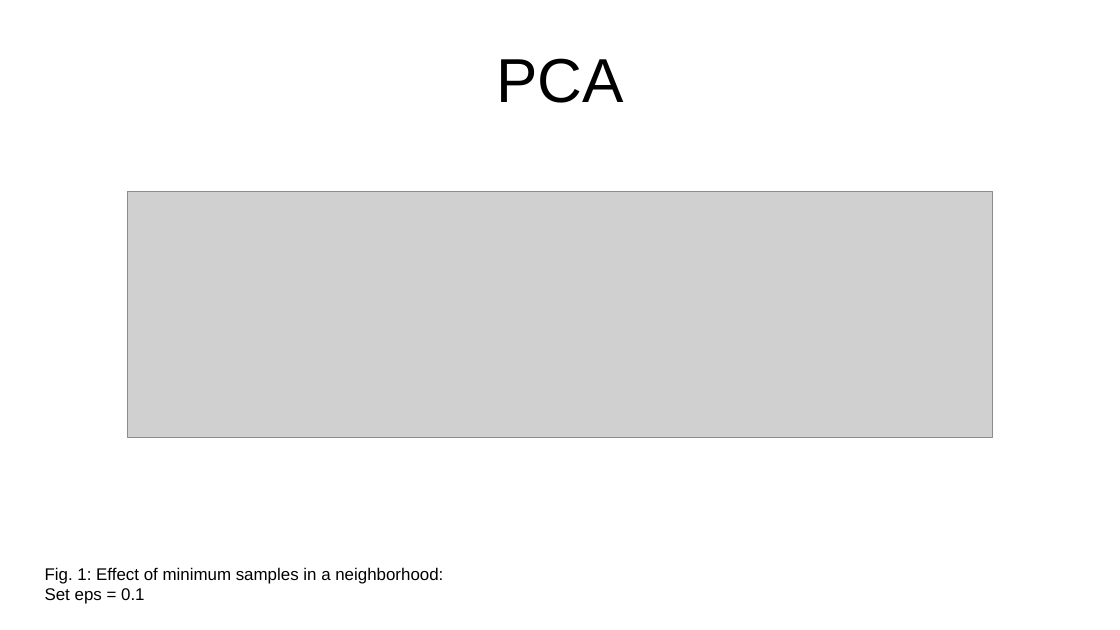
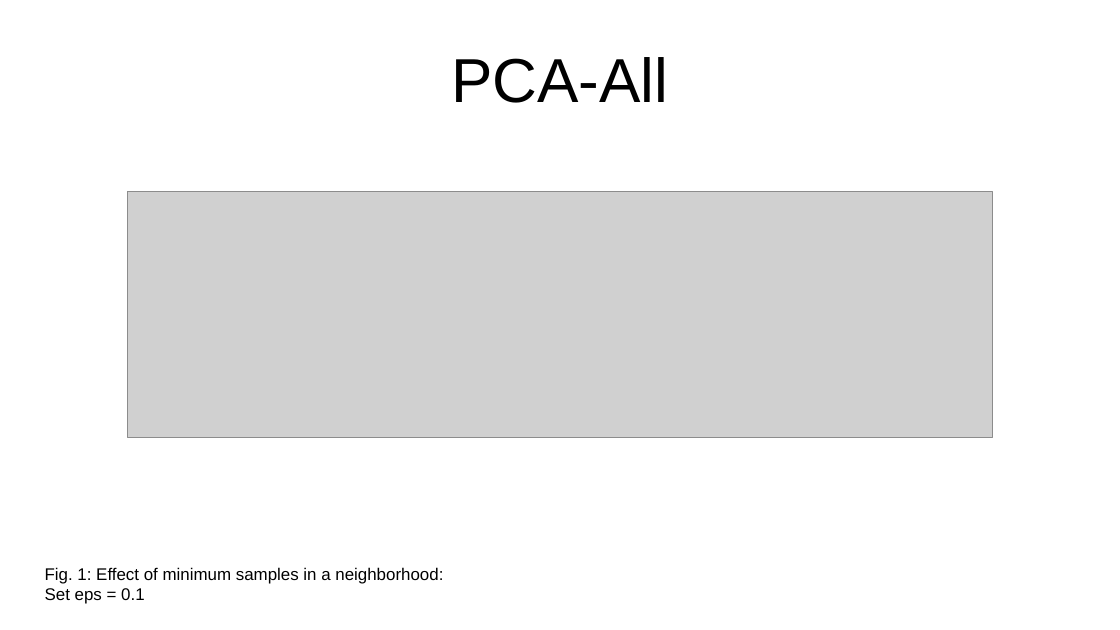
Before and after one commit to anabenitoterreros/TEPaat, a slide deck: slide 6 of reports/results_summary.pptx. Drawn at 1120x630 pixels with LibreOffice and Linux fonts; fonts in the diff are those of the drawing; grey boxes stand for pictures. Boxes give left, top, right and bottom in pixels: in the first picture for what was removed or moved away, otherwise in the second. Text is boxed around its words. In the diff, an @@ line names an element or a change of style, - is before the commit and + after.

```diff
--- a/reports/results_summary.pptx
+++ b/reports/results_summary.pptx
@@ title at [451, 57, 668, 103]: text changed @@
-PCA
+PCA-All
```
Also in this commit, not shown: 4 other slides changed, 10 slides added, 1 slide removed, 14 other files.
